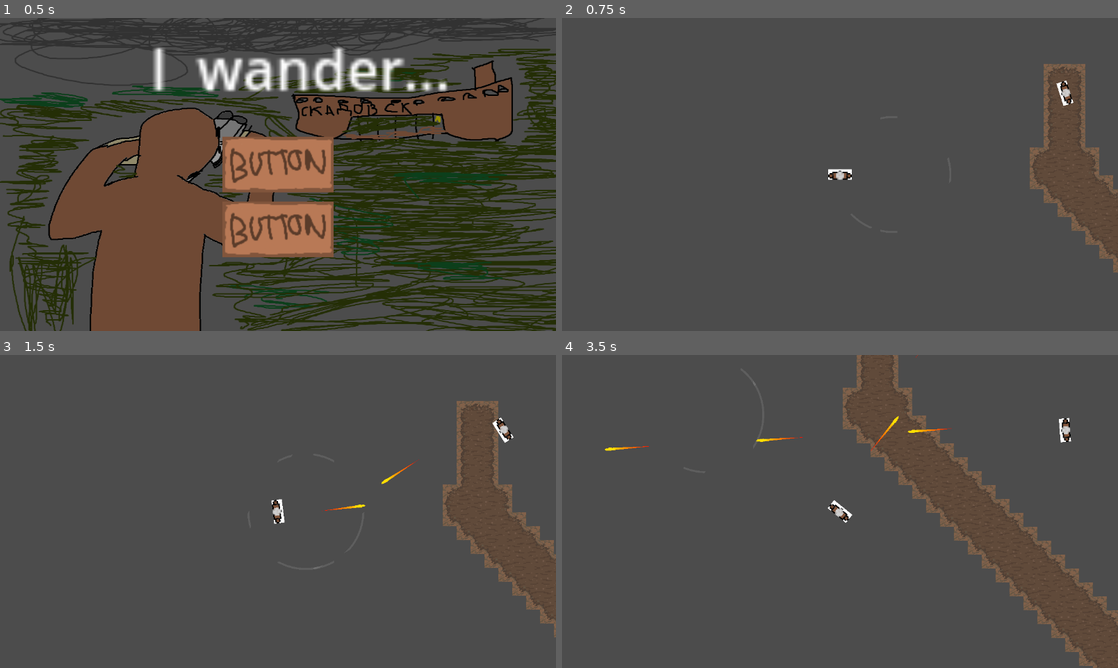
Above: before the commit, frames 1-4 (two rows, left to right).
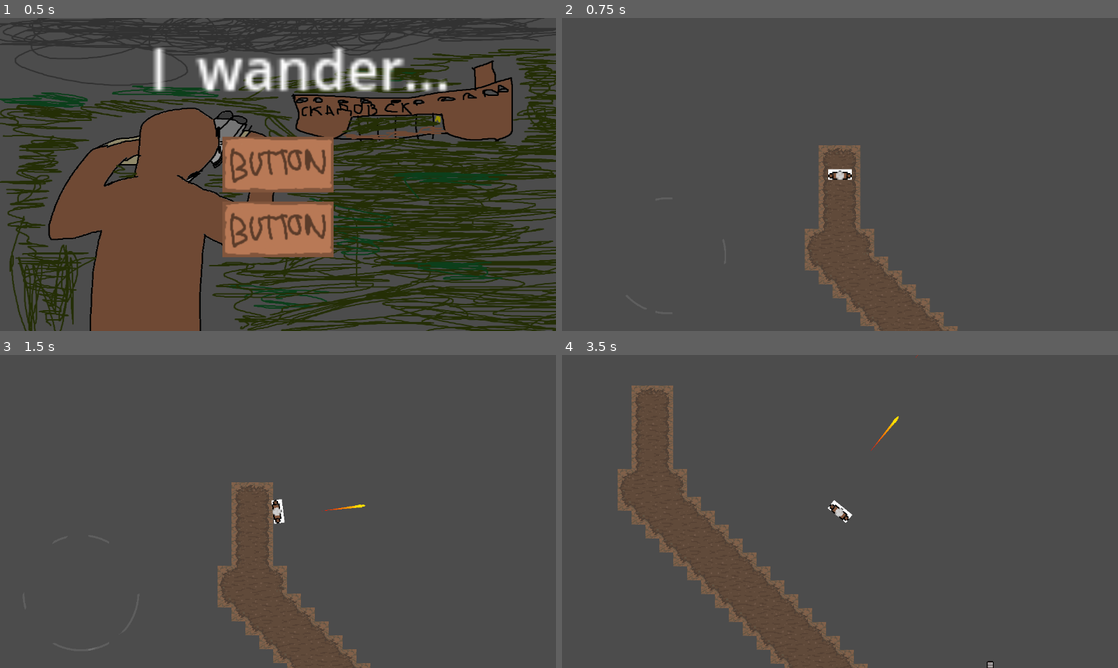
Above: after the commit, the same moments.

Repository: aleziz01/StalkerGame
Game: Godot game, scene res://scenes/main_menu.tscn
Two runs of this game, one before a commit and one after it. Both use one fixed random seed, a clock stepped at 60 frames per second and the inputs below.
Inputs (mouse positions are in pixels of both pictures, inside the frame that each line leads up to):
- Up to frame 1 (0.5 s): no input
- Up to frame 2 (0.75 s): click (840, 165) at 0.5 s
- Up to frame 3 (1.5 s): tap Enter at 1.25 s; move the mouse to (400, 495) at 1.27 s; press the mouse at (400, 495) at 1.28 s; hold D (right) from 1.28 s (still down)
- Up to frame 4 (3.5 s): move the mouse to (728, 527) at 2.02 s; release D (right) at 2.03 s; release the mouse at (728, 527) at 2.03 s; hold S (down) 2.03-2.78 s; click (728, 527) at 2.1 s; move the mouse to (895, 442) at 2.77 s; press the mouse at (895, 442) at 2.78 s; hold D (right) from 2.78 s (still down)

Frame 1 is identical in both runs. In frame 2, 4.0% of the frame differs, in the area x 43-100%, y 14-100%; in frame 3, 4.5%; in frame 4, 7.8%, in the area x 7-100%, y 0-100%.
Error before the commit: Invalid access to property or key 'dead' on a base object of type 'CharacterBody2D (character.gd)'. (res://scripts/anomaly.gd:5)

Commit message:
anomaly done, need sfx

Diff:
--- a/scenes/anomaly.tscn
+++ b/scenes/anomaly.tscn
@@ -1,8 +1,7 @@
-[gd_scene load_steps=15 format=3 uid="uid://d05xq7y0dmevf"]
+[gd_scene load_steps=14 format=3 uid="uid://d05xq7y0dmevf"]
 
 [ext_resource type="Script" uid="uid://bb5eup55q0iw8" path="res://scripts/anomaly.gd" id="1_nacbu"]
 [ext_resource type="AudioStream" uid="uid://ddh02cu0oh5k3" path="res://music/stalkerish_song.mp3" id="2_3fuoq"]
-[ext_resource type="PackedScene" uid="uid://54t8qhs1mgcg" path="res://scenes/player.tscn" id="3_c5mn1"]
 
 [sub_resource type="CircleShape2D" id="CircleShape2D_3fuoq"]
 radius = 126.09917
@@ -90,10 +89,10 @@
 
 [node name="AttackParticles" type="GPUParticles2D" parent="."]
 emitting = false
-amount = 128
-lifetime = 3.0
+amount = 256
+lifetime = 6.0
+one_shot = true
 speed_scale = 1.5
-explosiveness = 0.3
 process_material = SubResource("ParticleProcessMaterial_nacbu")
 
 [node name="PassiveParticle" type="Sprite2D" parent="."]
@@ -116,7 +115,7 @@
 [node name="AudioStreamPlayer2D" type="AudioStreamPlayer2D" parent="."]
 stream = ExtResource("2_3fuoq")
 
-[node name="Player" parent="." instance=ExtResource("3_c5mn1")]
-position = Vector2(-121.815, 0)
+[node name="Camera2D" type="Camera2D" parent="."]
+enabled = false
 
 [connection signal="body_entered" from="detectionArea" to="." method="_on_detection_area_body_entered"]
--- a/scripts/anomaly.gd
+++ b/scripts/anomaly.gd
@@ -5,7 +5,29 @@
 	if body.is_in_group("entity") && !body.dead:
 		spin(body)
 
+@onready var attack_particles: GPUParticles2D = $AttackParticles
+
 func spin(body):
 	var radius=121
+	var center=Vector2(0,0)
+	var accel=0
+	var rotationdeg=body.rotation_degrees
+	attack_particles.emitting=true
+	if body.name=="Character":
+		body.get_child(4).enabled=false
+		$Camera2D.enabled=true
 	while true:
-		await get_tree().create_timer(get_process_delta_time())
+		var delta=get_process_delta_time()
+		body.global_position=global_position+Vector2(radius*cos(rotationdeg),radius*sin(rotationdeg))
+		rotationdeg+=delta*(20+accel)
+		radius-=delta*20
+		accel+=delta*5
+		radius=clamp(radius,0,121)
+		if radius<5:
+			body.rotation_degrees=rotationdeg
+			explode(body)
+			break
+		await get_tree().create_timer(delta).timeout
+
+func explode(body):
+	body.dead=true
--- a/scripts/character.gd
+++ b/scripts/character.gd
@@ -2,28 +2,31 @@
 
 
 const SPEED = 10000.0
-
+var dead=false
 func _physics_process(delta: float) -> void:
-	look_at(get_global_mouse_position())
-	var directionx := Input.get_axis("left", "right")
-	var directiony := Input.get_axis("up","down")
-	if directionx:
-		velocity.x+=directionx*SPEED*delta
-		velocity.x=clamp(velocity.x,-300,300)
+	if !dead:
+		look_at(get_global_mouse_position())
+		var directionx := Input.get_axis("left", "right")
+		var directiony := Input.get_axis("up","down")
+		if directionx:
+			velocity.x+=directionx*SPEED*delta
+			velocity.x=clamp(velocity.x,-300,300)
+		else:
+			velocity.x=0
+		if directiony:
+			velocity.y+=directiony*SPEED*delta
+			velocity.y=clamp(velocity.y,-300,300)
+		else:
+			velocity.y=0
 	else:
-		velocity.x=0
-	if directiony:
-		velocity.y+=directiony*SPEED*delta
-		velocity.y=clamp(velocity.y,-300,300)
-	else:
-		velocity.y=0
+		velocity=Vector2.ZERO
 	move_and_slide()
 
 @onready var shootTimer: Timer = $shootTimer
 var shootable=true
 var weaponName="makarov"
 func _process(delta: float) -> void:
-	if Input.is_action_pressed("shoot") && shootable:
+	if Input.is_action_pressed("shoot") && shootable && !dead:
 		shootable=false
 		shoot(weaponName)
 
--- a/scripts/mutant.gd
+++ b/scripts/mutant.gd
@@ -6,6 +6,7 @@
 var attacking=false
 var attackCooldown=false
 var target=null
+var dead=false
 
 func _physics_process(delta: float) -> void:
 	if target && !attacking && (target.global_position-global_position).length()>30:
@@ -69,3 +70,4 @@
 	direction=Vector2.ZERO
 	speed=0
 	z_index=-1
+	dead=true
